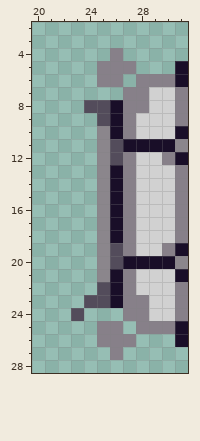
Edited in one commit: pixel-art sprite (Graphics/Atlases/Gameplay/objects/grapple_kevin/block_right.png). The first picture shows the starting point.
The file is 32x32 pixels. Shown: x 20..31, y 2..28.
New version:
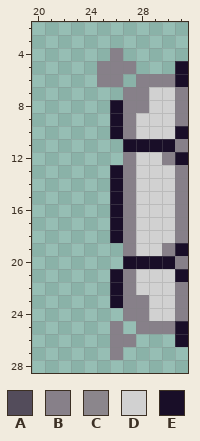
Palette (. is transparent): A #534c5b  B #878089  C #8b868c  D #d1d1d1  E #190e28
Edits made:
y 8: x 24..25 AA -> ..
y 9: x 25 A -> .
y 10: x 25 C -> .
y 11: x 25..26 CA -> ..; x 31 C -> B
y 12: x 25..26 CA -> ..
y 13..18: x 25 C -> .
y 19: x 25..26 CA -> ..
y 20: x 25..26 CA -> ..; x 31 C -> B
y 21: x 25 C -> .
y 22: x 25 A -> .
y 23: x 24..25 AA -> ..
y 24: x 23 A -> .
y 25..26: x 25 B -> .
Changed places in both pictures, as pixel boxes (x1, y1, x2, y2):
changed: (71, 100, 188, 347)
